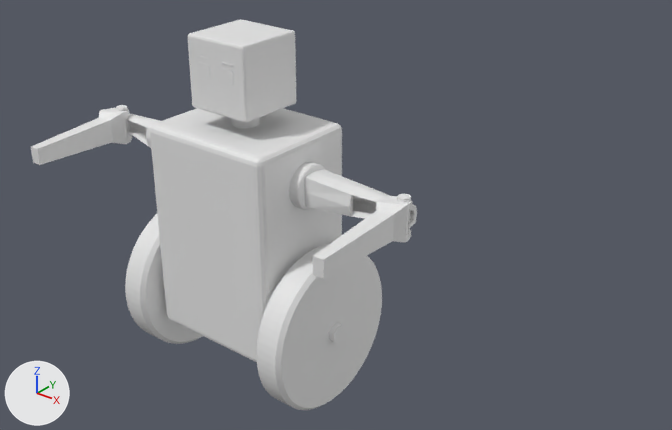
The Blender file Assets/Blend/LilBot.blend: old version first, new version second.
One viewpoint serves both versions: a 50 mm camera at (2.54, -2.58, 2.55) aimed at (0.45, 0.03, 0.93). Arrows for +X, +Y and +Z are at lower left; the lights stay in place.

The first picture shows 'LilBot'.
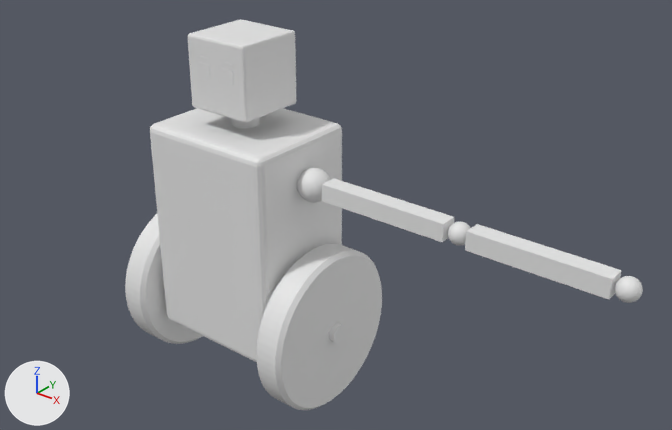
ob_rarm is not drawn itself; it is the parent of ob_rarmballjoint, ob_rarmupperarm, ob_rarmjoint, ob_rarmforearm.

Boxes (x1, y1, x2, y2) around the edits, measured in the pictures (672 x 430 px):
'LilBot', reshaped (34% wider)
    before: (31, 19, 417, 410)
    after: (125, 19, 643, 410)

Edits to the bpy script that builds the scene:
```text
Change col_lilbot:
    remove col_lilbot.objects.link(ob_eyebrows)
    remove col_lilbot.objects.link(ob_reyebrow)
    remove col_lilbot.objects.link(ob_leyebrow)
    remove col_lilbot.objects.link(ob_rarm)
    remove col_lilbot.objects.link(ob_rarmballjoint)
    remove col_lilbot.objects.link(ob_rarmupperarm)
    remove col_lilbot.objects.link(ob_rarmjoint)
    remove col_lilbot.objects.link(ob_rarmforearm)
    add col_lilbot.objects.link(ob_body)
    remove col_lilbot.objects.link(ob_larmforearm)
    remove col_lilbot.objects.link(ob_larmjoint)
    remove col_lilbot.objects.link(ob_larmupperarm)
    remove col_lilbot.objects.link(ob_larmballjoint)
    remove col_lilbot.objects.link(ob_body)
    add col_lilbot.objects.link(ob_lupperarm)
    add col_lilbot.objects.link(ob_lmiddlejoint)
    add col_lilbot.objects.link(ob_lupperjoint)
    add col_lilbot.objects.link(ob_lforearm)
    add col_lilbot.objects.link(ob_lhand)
    add col_lilbot.objects.link(ob_reyebrow)
    add col_lilbot.objects.link(ob_leyebrow)
Remove ob_rarm:
    ob_rarm = bpy.data.objects.new('RArm', None)
Remove ob_rarmballjoint:
    ob_rarmballjoint = bpy.data.objects.new('RArmBallJoint', me_sphere_000)
Remove ob_rarmupperarm:
    ob_rarmupperarm = bpy.data.objects.new('RArmUpperArm', me_cylinder_003)
Remove ob_rarmjoint:
    ob_rarmjoint = bpy.data.objects.new('RArmJoint', me_cylinder_000)
Remove ob_rarmforearm:
    ob_rarmforearm = bpy.data.objects.new('RArmForearm', me_cube_002)
Remove ob_larmforearm:
    ob_larmforearm = bpy.data.objects.new('LArmForearm', me_cube_005)
Remove ob_larmjoint:
    ob_larmjoint = bpy.data.objects.new('LArmJoint', me_cylinder_007)
Remove ob_larmupperarm:
    ob_larmupperarm = bpy.data.objects.new('LArmUpperArm', me_cylinder_006)
Remove ob_larmballjoint:
    ob_larmballjoint = bpy.data.objects.new('LArmBallJoint', me_sphere_002)
Add ob_lupperjoint:
    ob_lupperjoint = bpy.data.objects.new('LUpperJoint', me_sphere)  # a UV sphere (32 segments, 16 rings, poles along y) spanning x -0.0688..0.0688, y -0.0688..0.0688, z -0.0688..0.0688
    ob_lupperjoint.parent = ob_larm
    ob_lupperjoint.location = (0.363, 0.0, 1.046)
    ob_lupperjoint.rotation_euler = (1.571, 0.0, 0.0)  # degrees (90, 0, 0)
Add ob_lhand:
    ob_lhand = bpy.data.objects.new('LHand', me_sphere_003)  # a UV sphere (32 segments, 16 rings, poles along y) spanning x -0.0425..0.0425, y -0.0425..0.0425, z -0.0425..0.0425
    ob_lhand.parent = ob_lforearm
    ob_lhand.location = (1.57, 0.0, 1.046)
    ob_lhand.rotation_euler = (1.571, 0.0, 0.0)  # degrees (90, 0, 0)
Add ob_lforearm:
    ob_lforearm = bpy.data.objects.new('LForeArm', me_cylinder_008)  # a box spanning x 0.043..0.578, y -0.038..0.038, z -0.037..0.037
    ob_lforearm.parent = ob_larm
    ob_lforearm.location = (1.04, 0.0, 1.046)
    ob_lforearm.rotation_euler = (1.571, 0.0, 0.0)  # degrees (90, 0, 0)
Add ob_lmiddlejoint:
    ob_lmiddlejoint = bpy.data.objects.new('LMiddleJoint', me_sphere_003.copy())
    ob_lmiddlejoint.parent = ob_lupperarm
    ob_lmiddlejoint.location = (1.037, 0.0, 1.046)
    ob_lmiddlejoint.rotation_euler = (1.571, 0.0, 0.0)  # degrees (90, 0, 0)
Add ob_lupperarm:
    ob_lupperarm = bpy.data.objects.new('LUpperArm', me_cylinder_005)  # a box spanning x 0.07..0.625, y -0.036..0.036, z -0.037..0.037
    ob_lupperarm.parent = ob_larm
    ob_lupperarm.location = (0.363, 0.0, 1.046)
    ob_lupperarm.rotation_euler = (1.571, 0.0, 0.0)  # degrees (90, 0, 0)
```
